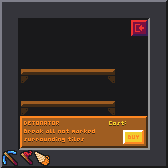
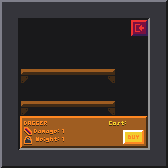
Revision of a layered 168 × 168 image; what changed, layer by layer:
hid "Layer #4" over 2, 150, 50, 166
added group "Layer Group #8" with 16 layers in group "Shop" over 24, 121, 95, 145
added group "Layer Group #13" with 3 layers in group "Layer Group #8" over 24, 121, 64, 145
added layer "icon_weight.png" in group "Layer Group #13" over 24, 127, 32, 145
added layer "DAGGER ..." in group "Layer Group #13" over 24, 121, 64, 142
added layer "DAGGER ... #1" in group "Layer Group #13" over 24, 122, 64, 143
hid group "Layer Group #1" (12 layers) over 24, 121, 95, 143
renamed "Layer Group copy" to "Mine", hid the group it (5 layers) over 24, 121, 95, 145
